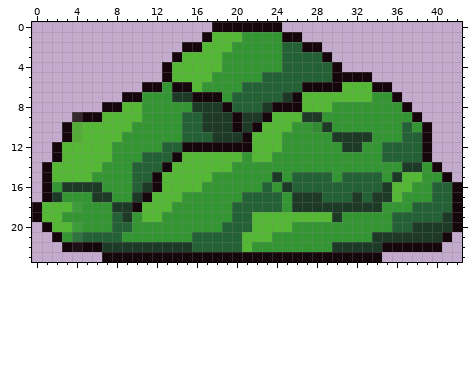
Two versions of one pixel-art sprite, assets/sprites/background/bush/big_bush.png. This is how it looked before the edit.
The file is 43x24 pixels. Colours within 5 levels of each other are drawn and written as one.
After:
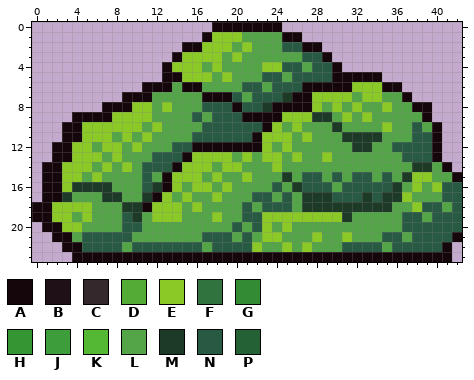
Palette (. is transparent): A #15060b  B #1f1017  C #34282c  D #54ab36  E #8ac926  F #30733e  G #338b34  H #349633  J #3d9d3b  K #54b834  L #53a548  M #1d3a26  N #285943  P #246135
The edit:
Changed rows in their new state; - is an unchanged pixel.
first column x 1:
 1 -----------------EEELLLL------------------
 2 ----------------EEELELLLNN----------------
 3 --------------EEEELELLLLLLNN--------------
 4 -------------EEELELLLLEENNLNN-------------
 5 -------------AEEELELLLNNLNNNN----A--------
 6 ------------AL-ALLLLNNLNNN----AEEE-A------
 7 ----------ALLLLL--ANLNNN--AEEEELEELLA-----
 8 --------AEELELLLNNNANN----AELELELLELLAA---
 9 ---A--AEEEELLLLNLNNNAA-AEEE-MLELELLLLLA---
10 ---AEEEEEELELLLLNNNNNNAELELLLMLLLLELLNLA--
11 ---AEEELELELLLLNNNNNNAEEELELLL---MLLLNNA--
12 --AEELEELELLLNN------AELELLLLLL-MLLNNNNA--
13 --AEEELELLLNNNAEEEELELEELELLELLLLLLLNNNA--
14 -AEEELELELNNNAEEELEELLLELLLLLLLLLLLLL-MLA-
15 -AEELELLLLNLAEEELELLELLLMLNNLNLNNLNLMEELLA
16 -AE---MLLLNMAELEELELLLLNLMNNNLNNNNNMLELENN
17 -AMLLL-MLLMAELELLELLLNNLNL--MNNNMN-MELLLNN
18 AEEEELLL-MAEEELELLLLNLNNNL--------MLLENNLN
19 AEELELLLNMLEEELLLELLNNEEEEEEEEMLLLLLNNLNNN
20 -AEELLLLNNLLLLLLLLLNLNELELLLLLLLLLLLNNNNNN
21 --ALNNNNNLLLLLLLNNNLNLEELLLELLELLLNNLNNNNA
22 ---ANNNNLNNNNNNNLNNNNELLELELLLNNNNLNNNNNA-
23 ---AAA----------------------------AAAAAAA-
